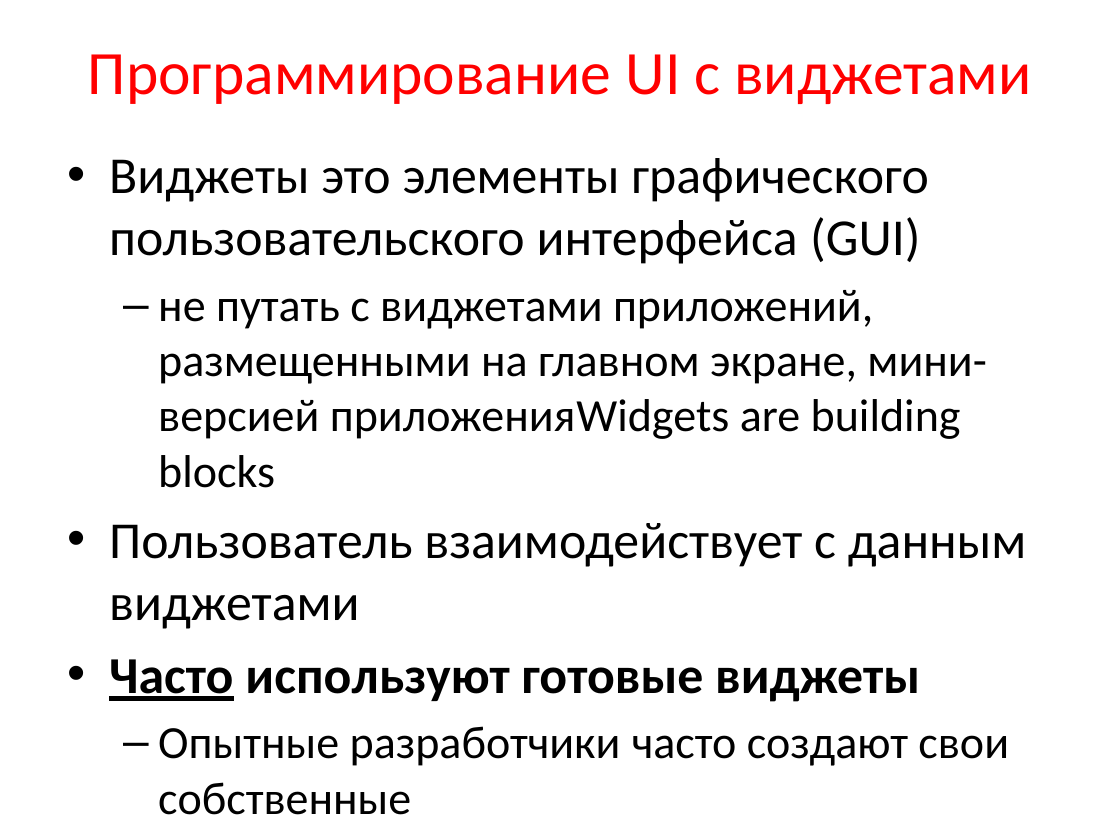
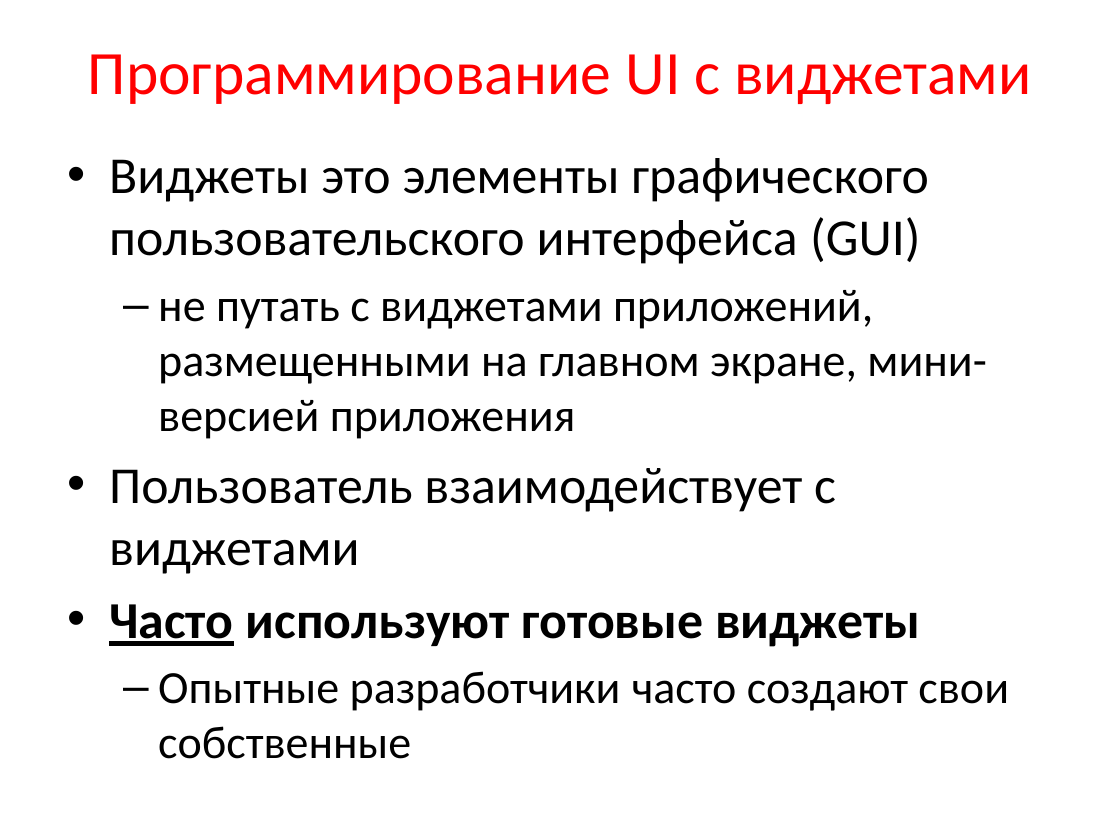
Before and after one commit to maxchv/Android, a slide deck: slide 3 of presentation/3_BasicUI.pptx. Drawn at 1120x840 pixels with LibreOffice and Linux fonts; fonts in the diff are those of the drawing. Boxes give left, top, right and bottom in pixels: in the first picture for what was removed or moved away, otherwise in the second. Text is boxed around its words. In the diff, an @@ line names an element or a change of style, - is before the commit and + after.

```diff
--- a/presentation/3_BasicUI.pptx
+++ b/presentation/3_BasicUI.pptx
@@ text at bbox=[109, 290, 987, 574]: text changed @@
-  – не путать с виджетами приложений, размещенными на главном экране, мини-версией приложенияWidgets are building blocks
-• Пользователь взаимодействует с данным виджетами
+  – не путать с виджетами приложений, размещенными на главном экране, мини-версией приложения
+• Пользователь взаимодействует с виджетами
```
Also in this commit, not shown: 20 other slides changed, 8 slides added, 10 slides removed.
